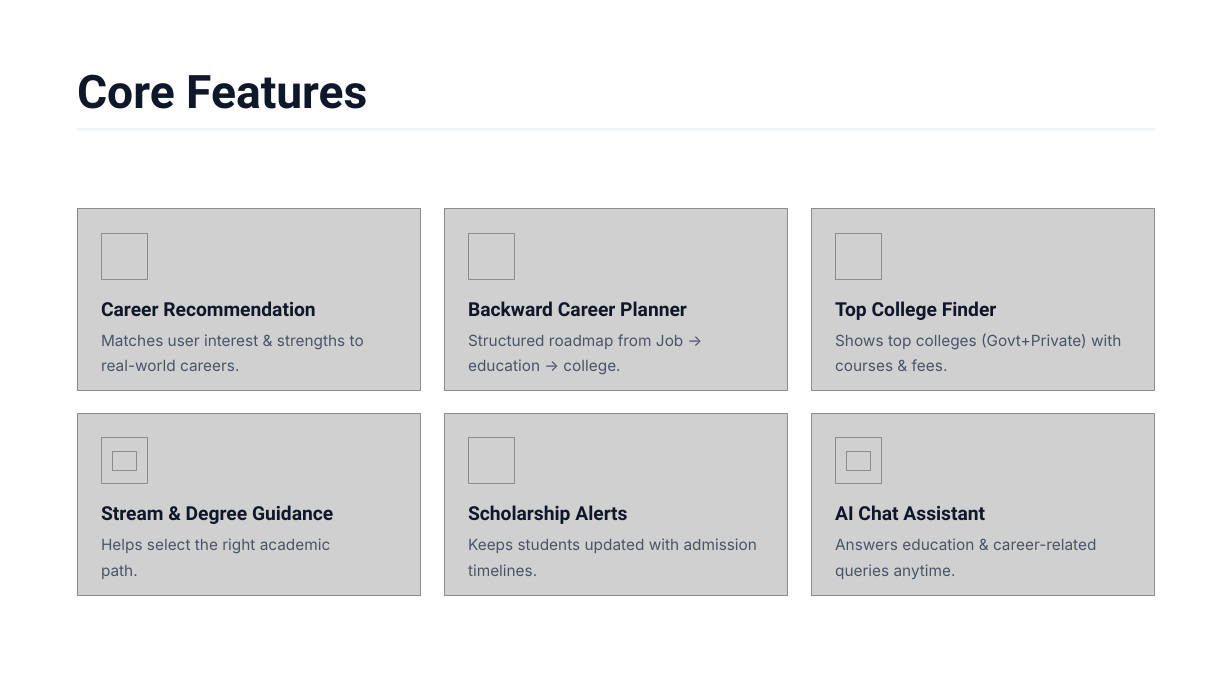
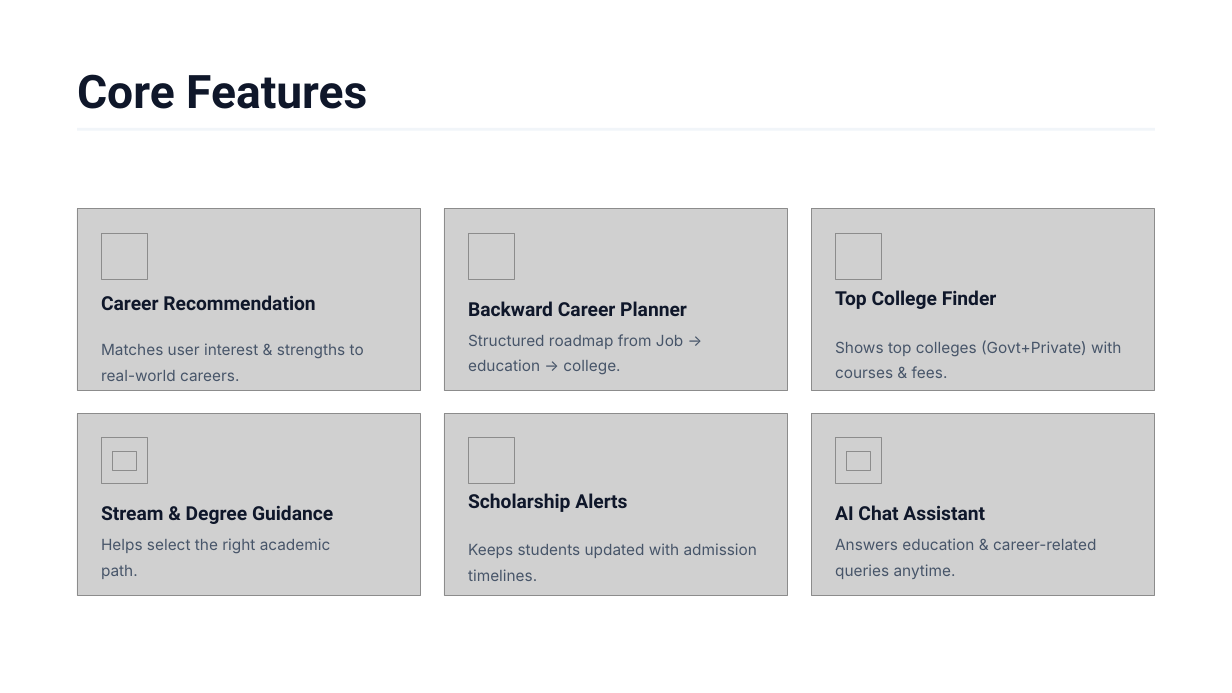
Before and after one commit to navanish17/ai_career_advisor, a slide deck: slide 5 of AI CareerPilot.pptx. Drawn at 1232x693 pixels with LibreOffice and Linux fonts; fonts in the diff are those of the drawing; grey boxes stand for pictures; background and template pictures are left out. Boxes give left, top, right and bottom in pixels: in the first picture for what was removed or moved away, otherwise in the second. Text is boxed around its words. In the diff, an @@ line names an element or a change of style, - is before the commit and + after.

Commit message:
ppt changes

```diff
--- a/AI CareerPilot.pptx
+++ b/AI CareerPilot.pptx
@@ text "Career Recommendation": place and size @@
-text "Career Recommendation" at (101,301,315,316)
+text "Career Recommendation" at (101,295,315,310)
@@ text "Top College Finder": place and size @@
-text "Top College Finder" at (835,301,997,320)
+text "Top College Finder" at (835,290,997,309)
@@ text "Matches user interest & strengths ...": place and size @@
-text "Matches user interest & strengths ..." at (101,334,364,371)
+text "Matches user interest & strengths ..." at (101,343,364,381)
@@ text "Shows top colleges (Govt+Private) with ...": place and size @@
-text "Shows top colleges (Govt+Private) with ..." at (835,333,1121,371)
+text "Shows top colleges (Govt+Private) with ..." at (835,340,1121,378)
@@ text "Scholarship Alerts": place and size @@
-text "Scholarship Alerts" at (468,505,627,524)
+text "Scholarship Alerts" at (468,493,627,512)
@@ text "Keeps students updated with admission ...": place and size @@
-text "Keeps students updated with admission ..." at (468,538,757,576)
+text "Keeps students updated with admission ..." at (468,543,757,581)
```
Also in this commit, not shown: 1 other slide changed, 6 other files.
